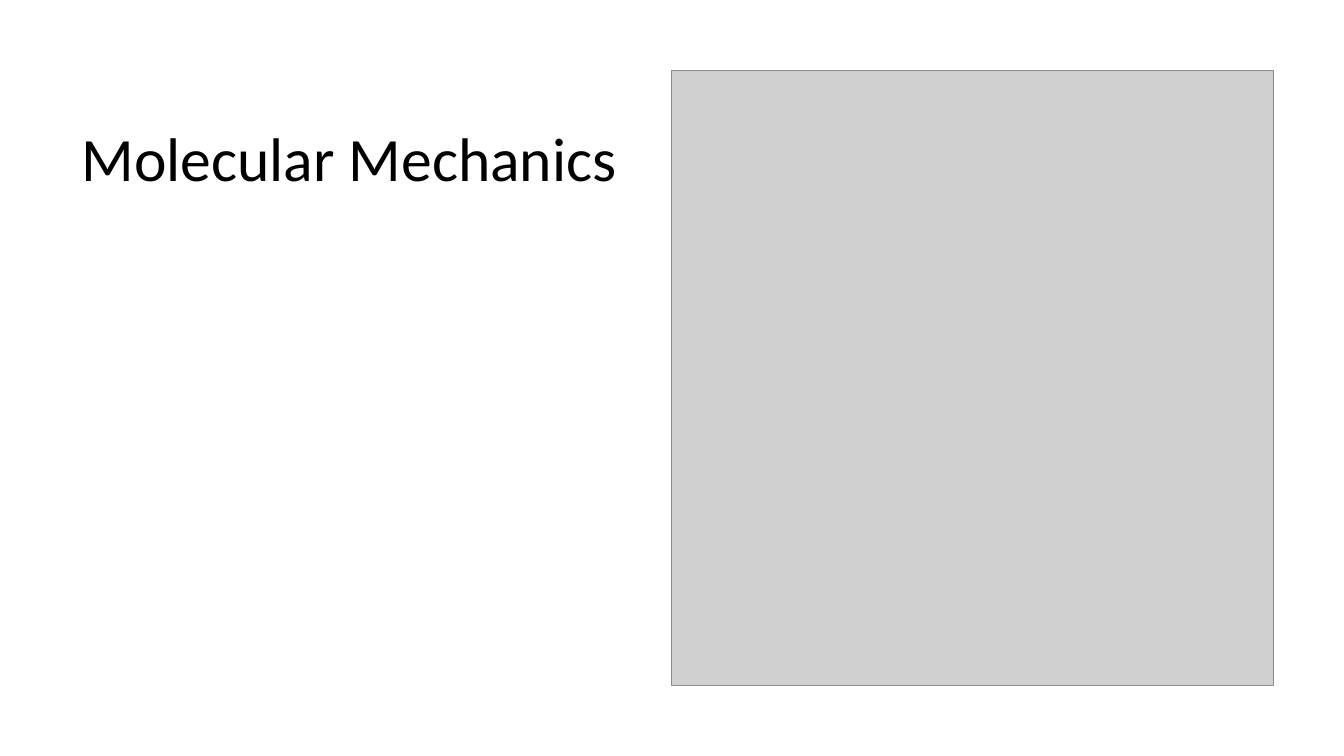
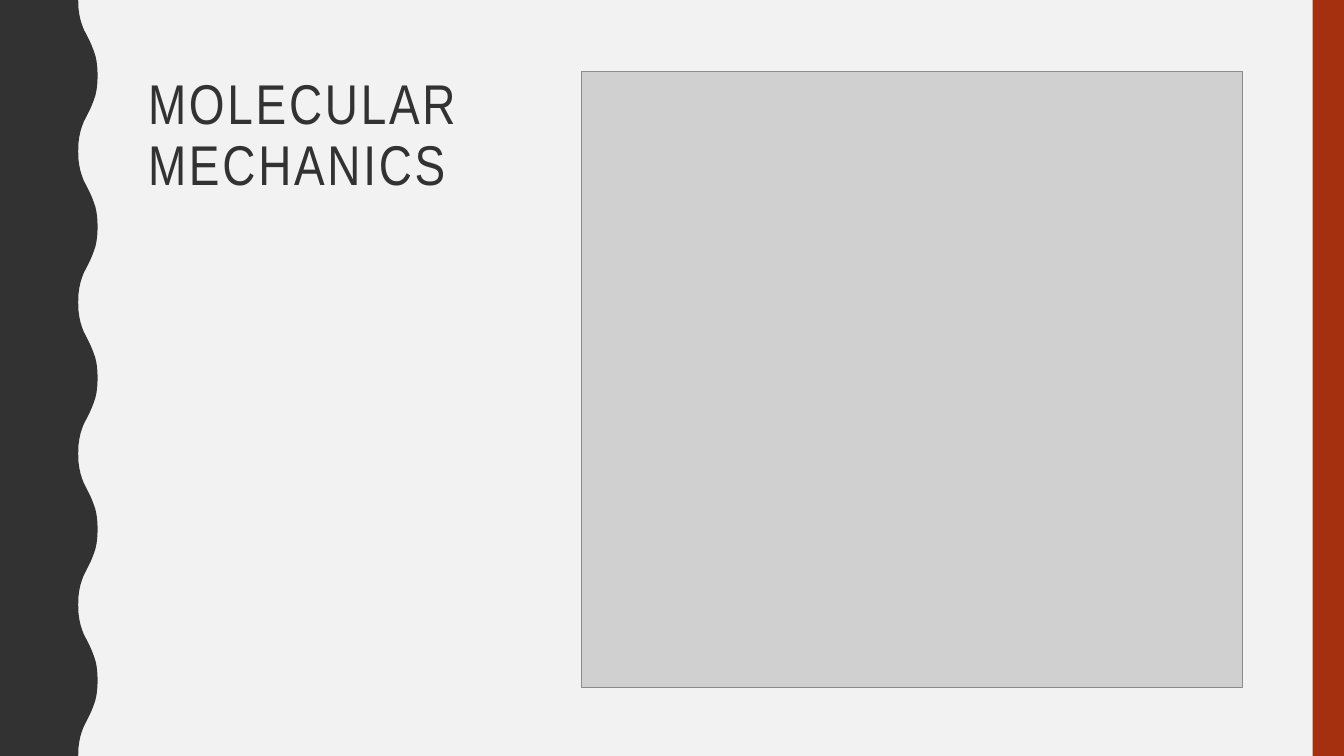
Before and after one commit to gds001/MolSSI-Presentation, a slide deck: slide 3 of MOLSSIWorkshop2018.pptx. Drawn at 1344x756 pixels with LibreOffice and Linux fonts; fonts in the diff are those of the drawing; grey boxes stand for pictures. Boxes give left, top, right and bottom in pixels: in the first picture for what was removed or moved away, otherwise in the second. Text is boxed around its words. In the diff, an @@ line names an element or a change of style, - is before the commit and + after.

```diff
--- a/MOLSSIWorkshop2018.pptx
+++ b/MOLSSIWorkshop2018.pptx
@@ background #FFFFFF to #F2F2F2 @@
@@ freeform shape added at box(0, 0, 98, 756), fill #323232 @@
@@ rectangle added at box(1313, 0, 1344, 756), fill #A5300F @@
@@ title "MOLECULAR MECHANICS" at box(148, 85, 455, 186): vertical alignment middle to top @@
@@ title at box(148, 85, 455, 186): text changed; size 44 to 40 pt; font Calibri to Arial Narrow; text colour #000000 to #323232 @@
-Molecular Mechanics
+MOLECULAR MECHANICS
@@ picture: place and size @@
-picture at box(671, 71, 1273, 686)
+picture at box(582, 72, 1243, 689)
```
Also in this commit, not shown: 8 other slides changed, 10 slides added, 2 slides removed, 2 other files.
